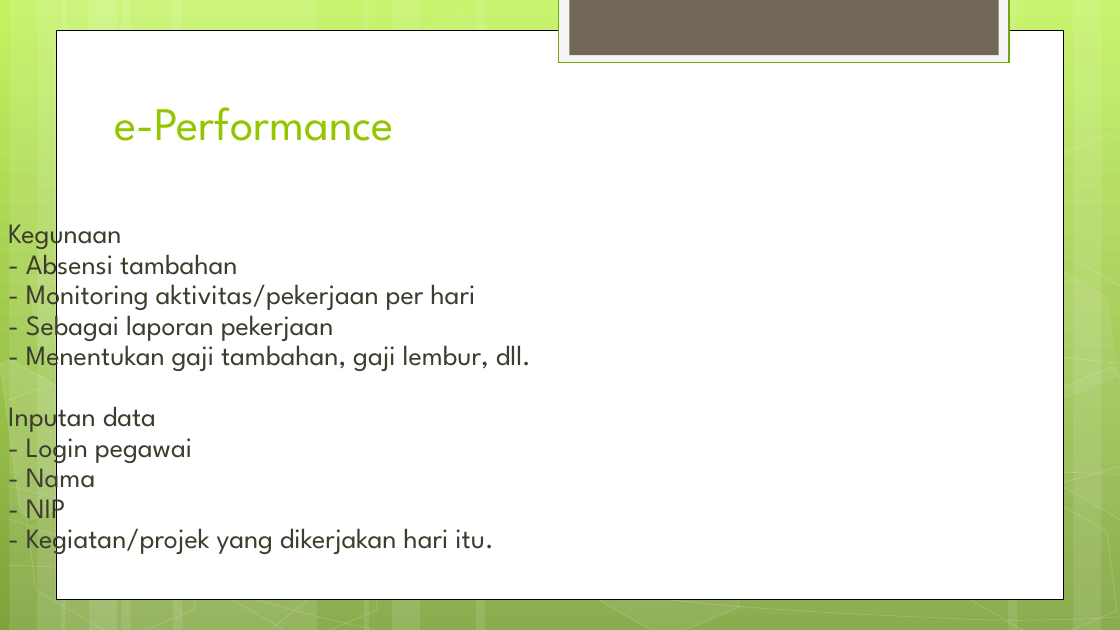
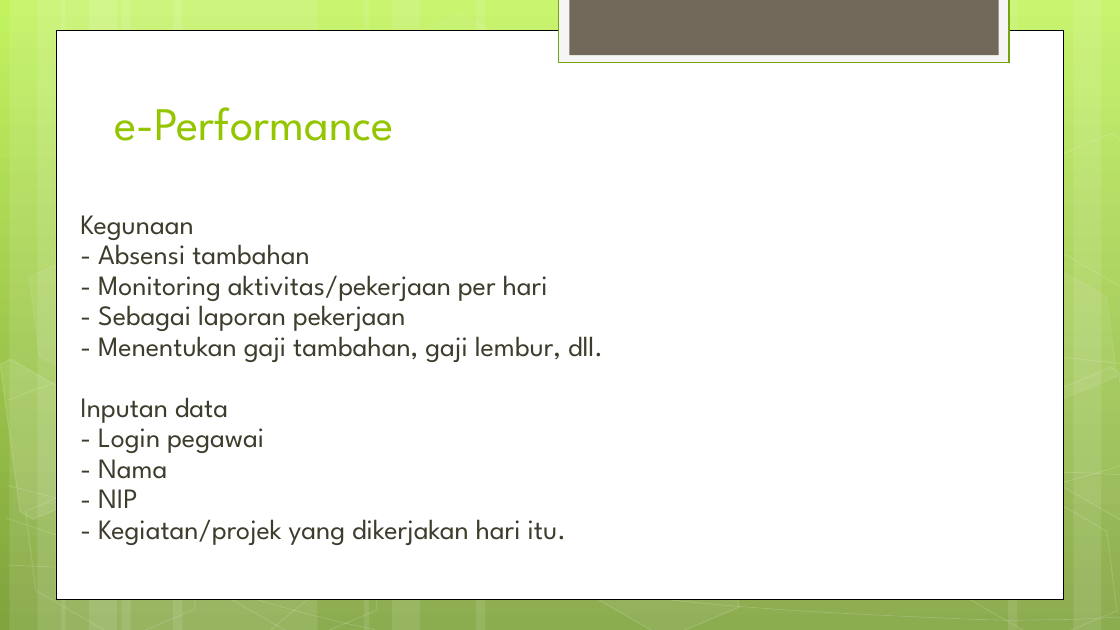
Before and after one commit to a1103124295/Jupiter_Project, a slide deck: slide 4 of Sistem informasi human resource (Kelompok Jupiter) baru.ppt. Drawn at 1120x630 pixels with LibreOffice and Linux fonts; fonts in the diff are those of the drawing. Boxes give left, top, right and bottom in pixels: in the first picture for what was removed or moved away, otherwise in the second. Text is boxed around its words. In the diff, an @@ line names an element or a change of style, - is before the commit and + after.

Commit message:
update ppt

```diff
--- a/Sistem informasi human resource (Kelompok Jupiter) baru.ppt
+++ b/Sistem informasi human resource (Kelompok Jupiter) baru.ppt
@@ text "Kegunaan" rewrapped from <box>8,215,531,558</box> to <box>80,215,603,545</box> @@
```
